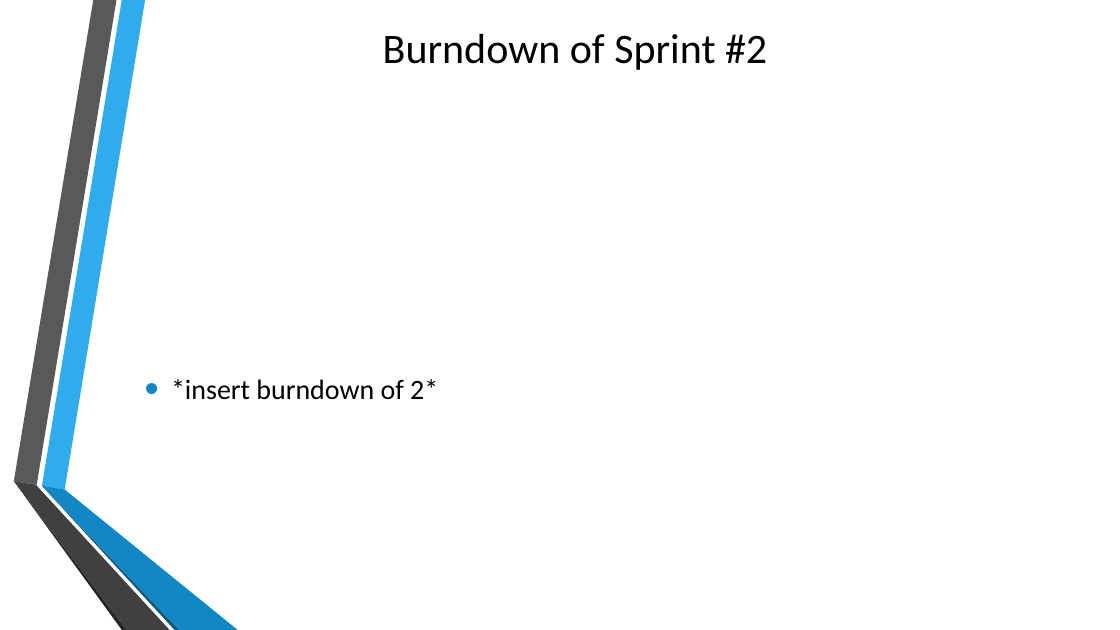
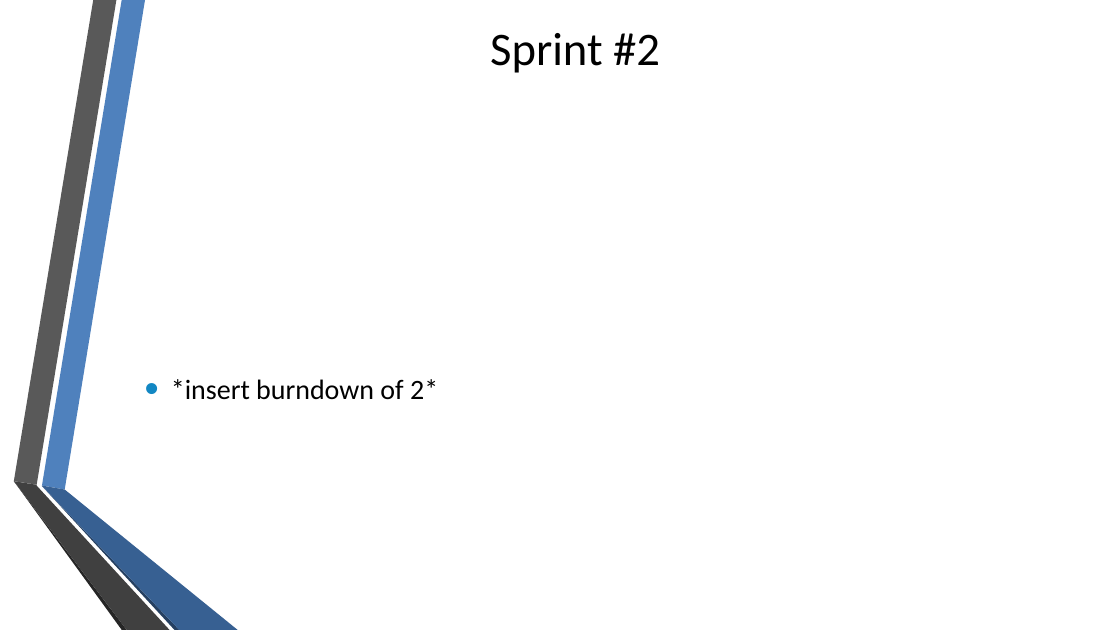
Before and after one commit to quintonweenink/ValknutSolutions, a slide deck: slide 5 of Documentation/Demo/Demo_02.pptx. Drawn at 1120x630 pixels with LibreOffice and Linux fonts; fonts in the diff are those of the drawing; background and template pictures are left out. Boxes give left, top, right and bottom in pixels: in the first picture for what was removed or moved away, otherwise in the second. Text is boxed around its words. In the diff, an @@ line names an element or a change of style, - is before the commit and + after.

Commit message:
Updated demo slides with images and bullet points (Burndown, Issues, Features)

```diff
--- a/Documentation/Demo/Demo_02.pptx
+++ b/Documentation/Demo/Demo_02.pptx
@@ freeform shape at bbox=[42, 0, 145, 490]: fill #30ACEC to #4F81BD @@
@@ text at bbox=[490, 33, 660, 73]: text changed; size 36 to 40 pt @@
-Burndown of Sprint #2
+Sprint #2
@@ text "*insert burndown of 2*" at bbox=[171, 379, 438, 400]: less space between paragraphs @@
@@ freeform shape at bbox=[42, 486, 238, 630]: fill #1287C3 to #376092; outline redrawn @@
@@ freeform shape at bbox=[42, 486, 179, 630]: fill #0C5A82 to #254061; outline redrawn @@
```
Also in this commit, not shown: 4 other slides changed, 2 slides added, 3 slides removed.
